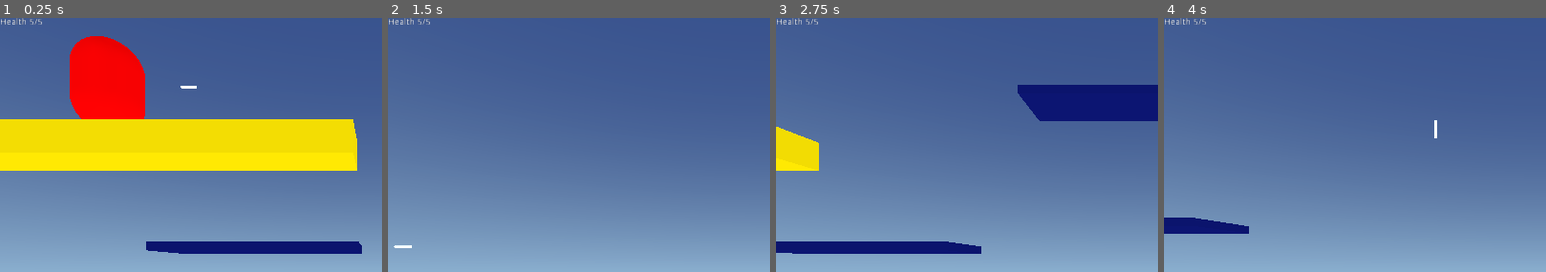
Above: before the commit, frames 1-4 (left to right).
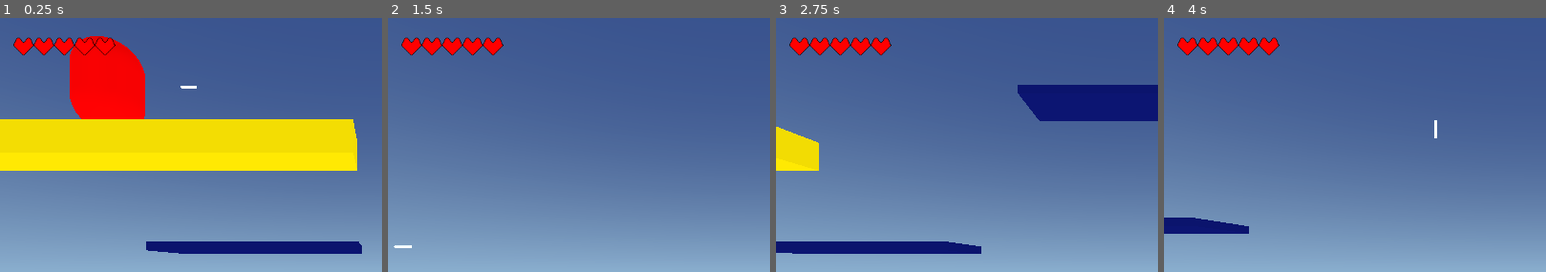
Above: after the commit, the same moments.

Repository: CaffeinatedCM/scorespacejam_9_game
Game: Godot game, scene res://levels/Sandbox.tscn
Two runs of this game, one before a commit and one after it. Both use one fixed random seed, a clock stepped at 60 frames per second and the inputs below.
Inputs:
- Up to frame 1 (0.25 s): no input
- Up to frame 2 (1.5 s): hold D (move_right) 0.53-1.28 s; hold Down (aim_down) 0.53-1.28 s; tap Space (jump) at 0.77 s; hold A (move_left) from 1.28 s (still down); tap Left (aim_left) at 1.35 s
- Up to frame 3 (2.75 s): tap Space (jump) at 1.52 s; release A (move_left) at 2.03 s; hold D (move_right) from 2.03 s (still down); hold Right (aim_right) from 2.03 s (still down)
- Up to frame 4 (4 s): release Right (aim_right) at 2.78 s; tap Up (aim_up) at 2.85 s; tap Space (jump) at 3.02, 3.77 s; release D (move_right) at 3.53 s; hold A (move_left) from 3.53 s (still down); tap Ctrl (shoot) at 3.6 s
The pictures show only the part of the screen within x 0-50%, y 0-50%; the shares and areas given below are measured in that part.

The runs differ from the first frame. In frame 1, 1.0% of the frame differs, in the area x 0-31%, y 0-16%; in frame 2, 1.3%, in the area x 0-31%, y 0-15%; in frame 3, 1.3%; in frame 4, 1.3%.

Commit message:
Change health display to use a texture

Diff:
--- a/game/characters/player/Player.gd
+++ b/game/characters/player/Player.gd
@@ -22,4 +22,4 @@
     get_tree().reload_current_scene()
 
 func update_health_display(value):
-    HUD.get_node("Health").text = "Health %s/%s" % [str(value), str(stats.MAX_HEALTH)]
+    HUD.get_node("Health").rect_size.x = value * 32
--- a/game/characters/player/Player.tscn
+++ b/game/characters/player/Player.tscn
@@ -9,6 +9,7 @@
 [ext_resource path="res://characters/Stats.tscn" type="PackedScene" id=7]
 [ext_resource path="res://characters/player/Player.gd" type="Script" id=8]
 [ext_resource path="res://objects/GunPivot/GunPivot.tscn" type="PackedScene" id=9]
+[ext_resource path="res://assets/heart.png" type="Texture" id=10]
 
 [sub_resource type="CapsuleMesh" id=1]
 radius = 0.5
@@ -66,17 +67,17 @@
 "_edit_use_anchors_": false
 }
 
-[node name="Health" type="Label" parent="CanvasLayer/HUD"]
-margin_right = 40.0
-margin_bottom = 14.0
-text = "Health: 10/10"
-__meta__ = {
-"_edit_use_anchors_": false
-}
-
 [node name="Coins" type="Label" parent="CanvasLayer/HUD"]
 anchor_left = 1.0
 anchor_right = 1.0
 margin_left = -77.0
 margin_bottom = 14.0
 text = "Coins:"
+
+[node name="Health" type="TextureRect" parent="CanvasLayer/HUD"]
+margin_left = 20.9361
+margin_top = 26.727
+margin_right = 405.936
+margin_bottom = 61.727
+texture = ExtResource( 10 )
+stretch_mode = 2
Binary file added: game/assets/heart.png
Not shown, added: game/assets/heart.png.import
Not shown: 1 places in game/characters/player/Player.tscn that only renumber resources
Not shown, added: assets/heart/heart.pmf
Not shown, added: assets/heart/heart.png
